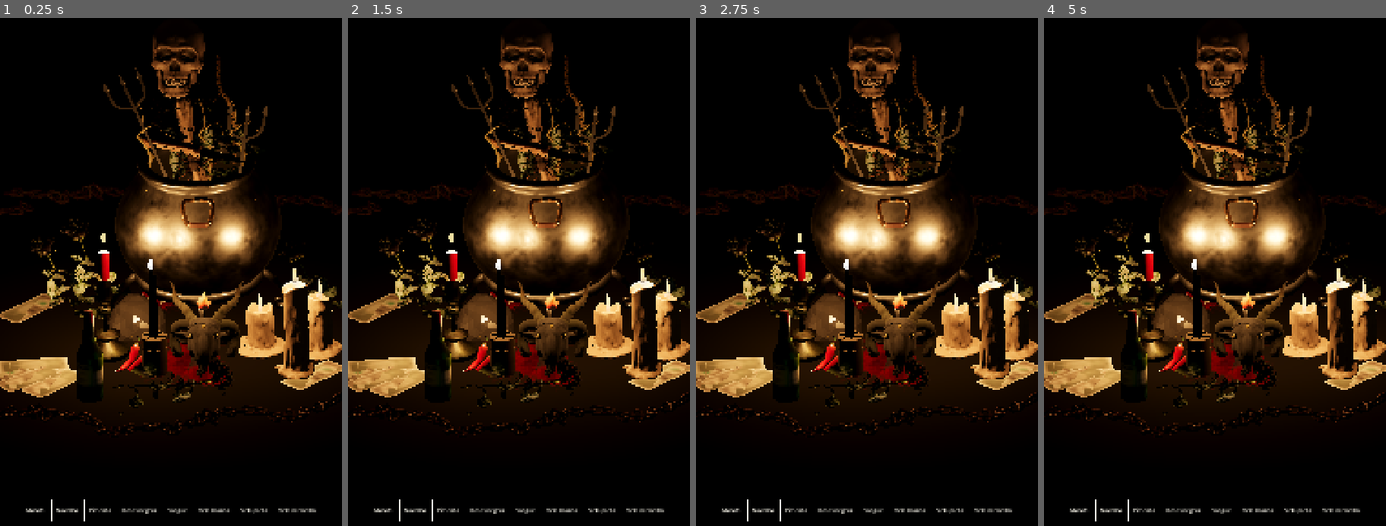
Above: before the commit, frames 1-4 (left to right).
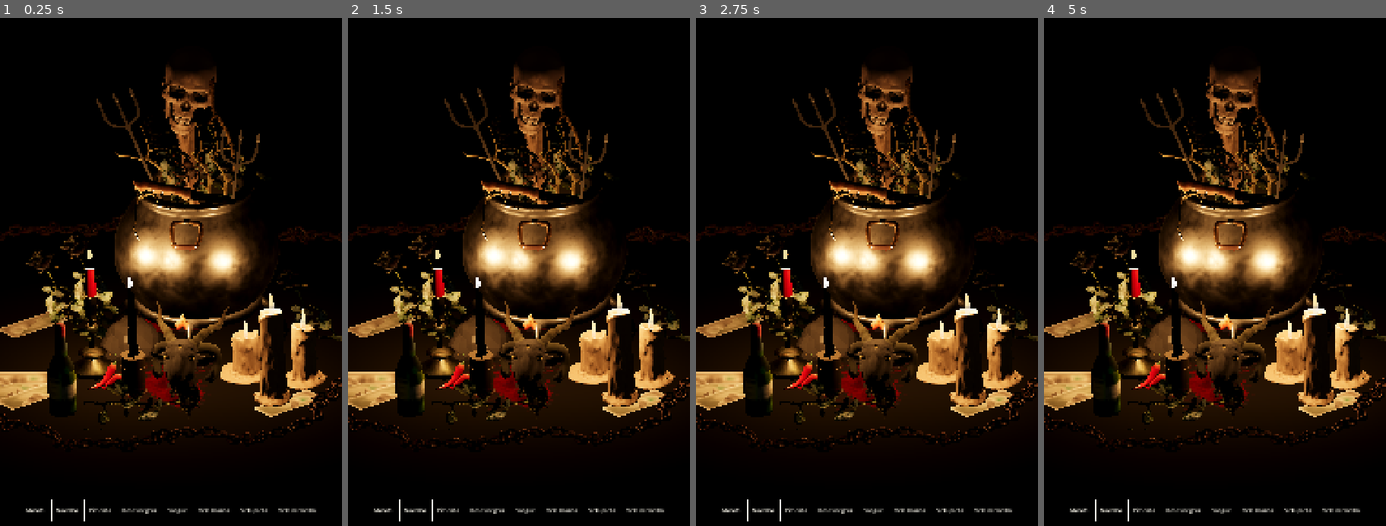
Above: after the commit, the same moments.

Repository: morphysm/BARCO
Game: Godot game, scene res://scenes/assentamento.tscn
Two runs of this game, one before a commit and one after it. Both use one fixed random seed, a clock stepped at 60 frames per second and the inputs below. This scene is started directly instead of the project's main scene.
Inputs:
- Up to frame 1 (0.25 s): no input
- Up to frame 2 (1.5 s): click "Marafo" at 0.5 s; click "Navalha" at 1.25 s
- Up to frame 3 (2.75 s): click "Pimenta" at 2 s
- Up to frame 4 (5 s): click "Rosas negras" at 2.75 s; click "Sangue" at 3.5 s; click "Vela branca" at 4.25 s

The runs differ from the first frame. In frame 1, 30% of the frame differs, in the area x 0-100%, y 3-85%; in frame 2, 30%; in frame 3, 30%; in frame 4, 30%, in the area x 0-100%, y 2-85%.

Commit message:
Rosas inteiras, bordao inteiro, nota legivel
- black_rose: deixa de ser decimada (53.715 tris). A 20 e 40 mil ficavam
  folhas com buracos. 2,9 -> 7,8 MB
- stick_de_exu: 15 mil -> 120 mil tris. A 15 mil, de um milhao, o bordao
  desfazia-se num fio. 1,1 -> 5,0 MB
- one_dollar_bill: textura 256 -> 1024 px, que e o que a origem tem. 20 KB
  -> 782 KB

Efeito: o build passa de 15 MB para 21 MB (20 MB comprimido). Com o motor,
cerca de 30 MB de descarga. E muito para telemovel e fica por resolver.

Co-Authored-By: Claude Opus 5 <noreply@anthropic.com>
Claude-Session: https://claude.ai/code/session_01SC7sH4GDne2bVDKqb8trML

Diff:
--- a/client/scenes/assentamento.tscn
+++ b/client/scenes/assentamento.tscn
@@ -33,10 +33,11 @@
 script = ExtResource("1_natrv")
 queda_da_luz = 2.211
 alcance_da_luz = 1.136
-forca_da_luz = 0.049
+forca_da_luz = 0.052
+luz_de_bancada = 0.205
 
 [node name="Camara" type="Camera3D" parent="." unique_id=304538616]
-transform = Transform3D(0.0140885115, -0.4339911, 0.900807, -0.026638288, 0.90041375, 0.43421826, -0.99954593, -0.030113444, 0.0011247136, 1.455099, 0.88891673, 0.053041875)
+transform = Transform3D(-0.13259183, -0.41138098, 0.9017678, -0.030587897, 0.91106564, 0.41112506, -0.9906986, 0.026928663, -0.13338313, 1.4331161, 0.8884066, -0.16424498)
 projection = 1
 current = true
 size = 1.15
@@ -54,13 +55,16 @@
 transform = Transform3D(0.16157685, 0, 0.075344525, -0.07470692, 0.023144271, 0.1602095, -0.009781193, -0.17677167, 0.020975836, 0.0017342716, 0.3187232, -0.012362421)
 
 [node name="galhos2" parent="." unique_id=342142352 instance=ExtResource("3_g7fst")]
-transform = Transform3D(0.16157685, 0, 0.075344525, -0.07470692, 0.023144271, 0.1602095, -0.009781193, -0.17677167, 0.020975836, 0.0017342716, 0.3187232, 0.10378224)
+transform = Transform3D(0.14521798, 0.087537825, 0.055070326, -0.089679204, 0.059303585, 0.14221315, 0.051509716, -0.14354126, 0.09233925, 0.0017342716, 0.3187232, 0.053716093)
 
 [node name="galhos3" parent="." unique_id=936610995 instance=ExtResource("3_g7fst")]
-transform = Transform3D(0.16157685, 0, 0.075344525, -0.07470692, 0.023144271, 0.1602095, -0.009781193, -0.17677167, 0.020975836, 0.0017342716, 0.3187232, -0.072448134)
+transform = Transform3D(0.16157685, 0, 0.075344525, -0.07470692, 0.023144271, 0.1602095, -0.009781193, -0.17677167, 0.020975836, 0.0017342716, 0.3187232, -0.043852456)
+
+[node name="galhos4" parent="." unique_id=1809522529 instance=ExtResource("3_g7fst")]
+transform = Transform3D(0.041126154, 0.01819514, 0.17251506, -0.17319596, 0.014303644, 0.039779834, -0.009781193, -0.17677167, 0.020975834, 0.052432194, 0.3201956, 0.08729346)
 
 [node name="horse_bone" parent="." unique_id=856933843 instance=ExtResource("4_xakwp")]
-transform = Transform3D(0.0653307, 0, -0.054818965, -0.051465493, -0.029370755, -0.06133419, -0.018879155, 0.08006609, -0.0224993, 0.0056555755, 0.35403898, 0.0019304119)
+transform = Transform3D(0.0653307, 0, -0.054818965, -0.051465493, -0.029370755, -0.06133419, -0.018879155, 0.08006609, -0.0224993, 0.0056555755, 0.35405514, 0.0019304119)
 
 [node name="rusty_chains" parent="." unique_id=2020464425 instance=ExtResource("5_dkeok")]
 transform = Transform3D(0.023266522, 3.1172728e-10, 0.16822048, 0.0058060214, 0.16972066, -0.00080302916, -0.16812027, 0.0058612917, 0.023252662, 0.54588664, 0.03695175, -0.0023003407)
@@ -78,7 +82,7 @@
 transform = Transform3D(0.081088394, -0.01943393, 0.14794075, 0.011557238, 0.16868746, 0.015824603, -0.14876345, 0.0025120135, 0.08186935, -0.38831425, 0.038644165, -0.13553557)
 
 [node name="rusty_chains8" parent="." unique_id=1097210222 instance=ExtResource("5_dkeok")]
-transform = Transform3D(0.011004431, -0.025011549, 0.16760907, -0.019112034, 0.16670725, 0.026131798, -0.16838376, -0.020556334, 0.007987764, -0.40387255, 0.05986795, 0.19813679)
+transform = Transform3D(0.011004431, -0.025011547, 0.16760905, 0.009672435, 0.16778088, 0.024402153, -0.16918865, 0.007965136, 0.012296742, -0.40387255, 0.046841294, 0.19813679)
 
 [node name="rusty_chains9" parent="." unique_id=1522458708 instance=ExtResource("5_dkeok")]
 transform = Transform3D(-0.0931076, -0.01198841, 0.14151578, -0.0005428304, 0.16924447, 0.013980284, -0.14202163, 0.007212565, -0.09282941, -0.2605005, 0.062444553, 0.4376006)
@@ -96,7 +100,7 @@
 transform = Transform3D(0.16965038, 0.0019216146, -0.007383831, -0.0002458261, 0.16563886, 0.037458807, 0.0076258443, -0.037410293, 0.1654744, 0.30745667, 0.08773488, 0.45150295)
 
 [node name="skull_para_caveira" parent="." unique_id=258562617 instance=ExtResource("6_lb37t")]
-transform = Transform3D(0.008043322, -0.028281197, 0.069114156, -0.001748954, 0.069423504, 0.028611323, -0.07465609, -0.00467334, 0.0067759706, -0.0825935, 0.49465406, 0.029138424)
+transform = Transform3D(-0.008123987, -0.0032279785, 0.074598044, -0.016884308, 0.073174104, 0.0013276044, -0.072733805, -0.016625967, -0.008640402, -0.051282078, 0.494654, 0.013212137)
 
 [node name="vela_preta" parent="." unique_id=44924634 groups=["vela"] instance=ExtResource("7_bb8c7")]
 transform = Transform3D(0.00043494612, 0, 0, 0, 0.00043494612, 0, 0, 0, 0.00043494612, 0.25987613, 0.077349626, 0.08999999)
@@ -108,10 +112,10 @@
 transform = Transform3D(1.001136, 0, 0, 0, 1.001136, 0, 0, 0, 1.001136, 0.22034633, 0.00029892864, -0.1807172)
 
 [node name="knife" parent="." unique_id=886172802 instance=ExtResource("10_1vv23")]
-transform = Transform3D(0.00802552, 0.039678223, 0.09143974, -0.022455402, 0.09009721, -0.037124783, -0.09711511, -0.017553708, 0.016140673, 0.060277, 0.3658615, 0.0031899065)
+transform = Transform3D(0.00308443, 0.057110183, 0.08202994, -0.016480355, 0.08123632, -0.055937976, -0.098584406, -0.011793464, 0.01191764, 0.08224398, 0.33299428, 0.007254895)
 
 [node name="chili_pepper" parent="." unique_id=1393072689 instance=ExtResource("12_5401n")]
-transform = Transform3D(0.015825648, 0, 0.015825648, 0, 0.022380847, 0, -0.015825648, 0, 0.015825648, 0.23741877, 0.012249127, 0.13088147)
+transform = Transform3D(0.015825648, 0, 0.015825648, 0, 0.022380847, 0, -0.015825648, 0, 0.015825648, 0.23741877, 0.012249127, 0.1419708)
 
 [node name="bottle_to_paloo" parent="." unique_id=741873284 instance=ExtResource("13_t6q11")]
 transform = Transform3D(0.11028902, 0, 0.019446932, 0, 0.111990415, 0, -0.019446932, 0, 0.11028902, 0.36, -0.00052884535, 0.21351665)
@@ -120,7 +124,7 @@
 transform = Transform3D(0.006102062, -0.07575371, 0.094449155, -0.0029542735, 0.0944477, 0.075943425, -0.12103941, -0.006124268, 0.0029079567, 0.28196365, 0.05051513, -0.0033055544)
 
 [node name="black_rose" parent="." unique_id=1059206588 instance=ExtResource("11_5b10g")]
-transform = Transform3D(0.43521762, 0, -0.20294532, 0, 0.48020953, 0, 0.20294532, 0, 0.43521762, -0.018179975, 0.20764208, -0.017981768)
+transform = Transform3D(0.43521762, 0, -0.20294532, 0, 0.48020953, 0, 0.20294532, 0, 0.43521762, -0.02037274, 0.20764208, -0.017981768)
 
 [node name="black_rose2" parent="." unique_id=1211782080 instance=ExtResource("11_5b10g")]
 transform = Transform3D(0.43521762, 0, -0.20294532, 0, 0.48020953, 0, 0.20294532, 0, 0.43521762, -0.018179975, -0.075699, -0.2522284)
@@ -135,10 +139,10 @@
 transform = Transform3D(0.43521762, 0, -0.20294532, 0, 0.48020953, 0, 0.20294532, 0, 0.43521762, -0.018179975, -0.050565273, 0.2213423)
 
 [node name="black_rose6" parent="." unique_id=1734616949 instance=ExtResource("11_5b10g")]
-transform = Transform3D(0.43521762, 0, -0.20294532, 0, 0.48020953, 0, 0.20294532, 0, 0.43521762, -0.018179975, 0.23871341, -0.017981768)
+transform = Transform3D(0.43521762, 0, -0.20294532, 0, 0.48020953, 0, 0.20294532, 0, 0.43521762, -0.017111458, 0.23871341, -0.0063339323)
 
 [node name="black_rose7" parent="." unique_id=978856805 instance=ExtResource("11_5b10g")]
-transform = Transform3D(0.43521762, 0, -0.20294532, 0, 0.48020953, 0, 0.20294532, 0, 0.43521762, -0.018179975, 0.25852785, -0.08457423)
+transform = Transform3D(0.43521762, 0, -0.20294532, 0, 0.48020953, 0, 0.20294532, 0, 0.43521762, -0.021051027, 0.25852785, -0.09284407)
 
 [node name="sangue" parent="." unique_id=818275365 instance=ExtResource("15_xakwp")]
 transform = Transform3D(0.07, 0, 0, 0, 0.07, 0, 0, 0, 0.07, 0.26846415, 0.03421158, 0.009409614)
@@ -168,7 +172,7 @@
 transform = Transform3D(0.29377177, 0, -0.29564697, 0, 0.4167841, 0, 0.29564697, 0, 0.29377177, 0.26751274, 0.0031344574, 0.38926718)
 
 [node name="aranha" parent="." unique_id=2118962358 groups=["anda"] instance=ExtResource("17_dkeok")]
-transform = Transform3D(-0.0001781154, 0.0021142657, 0.0005100553, 0.0004622271, 0.0005368699, -0.0020640055, -0.002125234, -6.0429782e-05, -0.0004916578, 0.032858267, 0.33121908, 0.0071037672)
+transform = Transform3D(-0.0001781154, 0.0021142657, 0.0005100553, 0.0004622271, 0.0005368699, -0.0020640055, -0.002125234, -6.0429782e-05, -0.0004916578, 0.033608183, 0.3643389, 0.0010551997)
 
 [node name="tridente" parent="." unique_id=1974266223 instance=ExtResource("18_lb37t")]
 transform = Transform3D(0.00033236452, -3.5514454e-06, 3.5112742e-05, 1.6015747e-05, 0.0003115011, -0.000120092795, -3.1448584e-05, 0.00012110398, 0.00030992983, 0.06427026, 0.30274087, 0.053025976)
Binary file changed: client/resources/modelos/black_rose.glb
Not shown, changed: client/resources/modelos/black_rose.glb.import
Binary file changed: client/resources/modelos/one_dollar_bill.glb
Not shown, changed: client/resources/modelos/one_dollar_bill.glb.import
Binary file changed: client/resources/modelos/stick_de_exu.glb
Not shown, changed: client/resources/modelos/stick_de_exu.glb.import
Not shown: 1 places in client/scenes/assentamento.tscn that only renumber resources
Not shown, changed: tools/decimar_modelos.py
